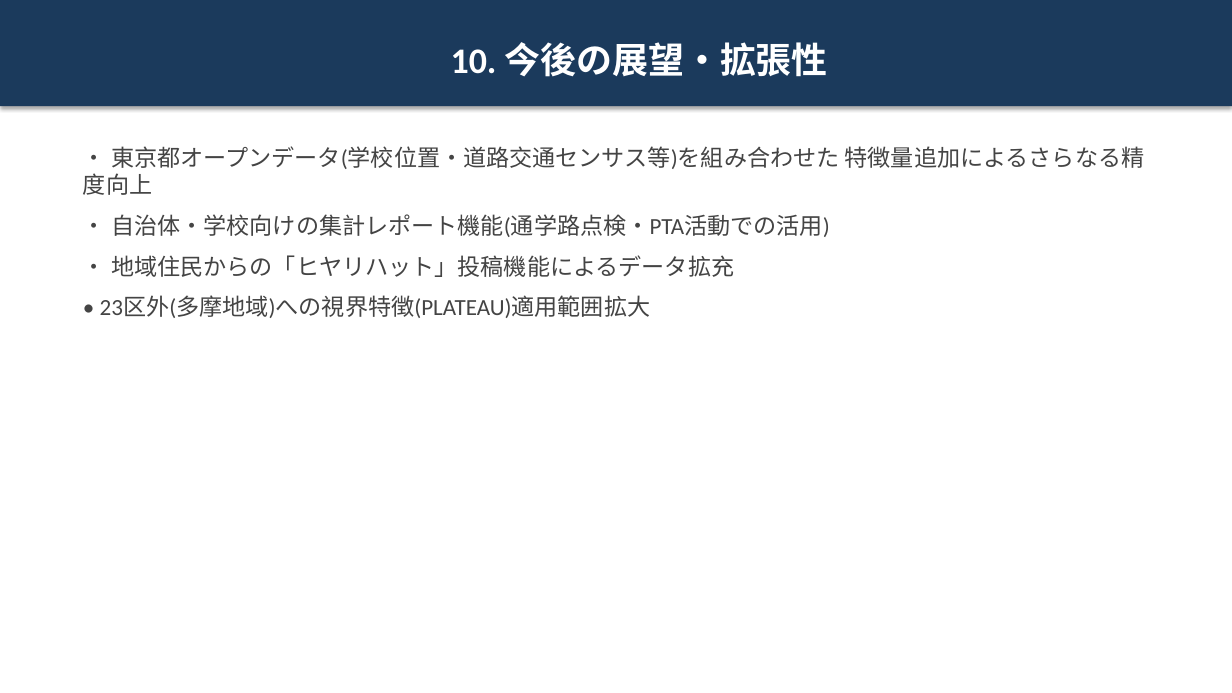
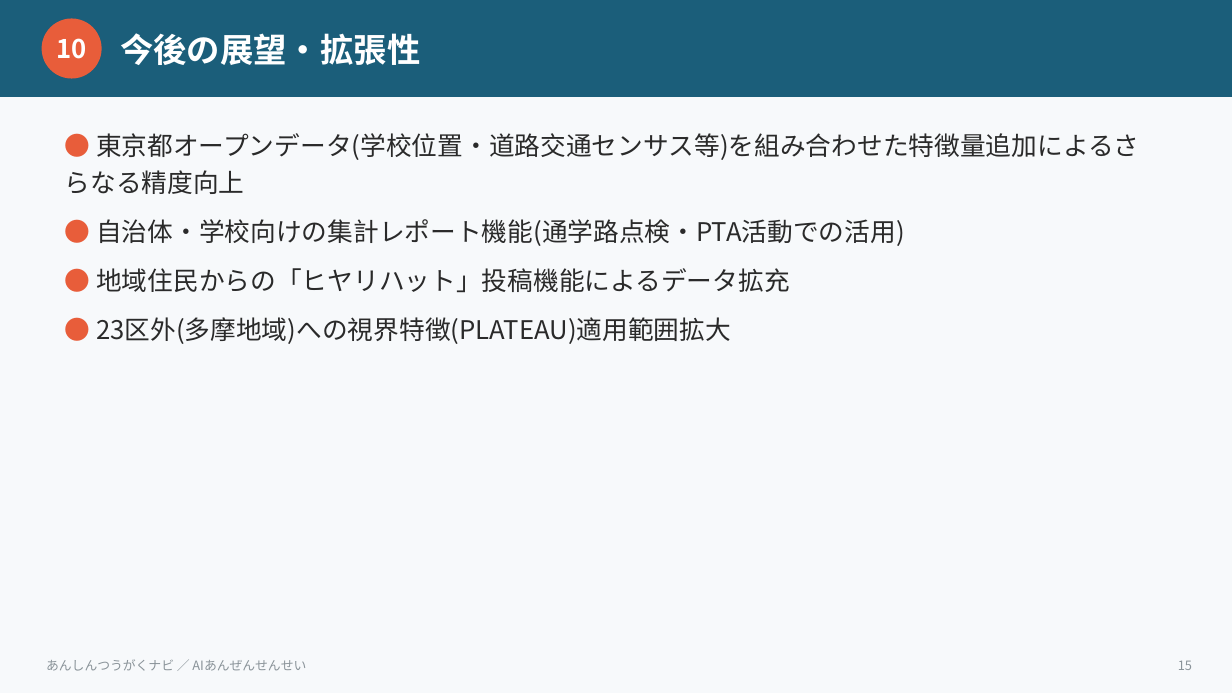
Before and after one commit to niikun/tsugaku-navi, a slide deck: slide 15 of HACKATHON_SLIDES.pptx (slide 11 before the commit). Drawn at 1232x693 pixels with LibreOffice and Linux fonts; fonts in the diff are those of the drawing. Boxes give left, top, right and bottom in pixels: in the first picture for what was removed or moved away, otherwise in the second. Text is boxed around its words. In the diff, an @@ line names an element or a change of style, - is before the commit and + after.

```diff
--- a/HACKATHON_SLIDES.pptx
+++ b/HACKATHON_SLIDES.pptx
@@ rectangle added at (0, 0, 1232, 693), fill #F7F9FB @@
@@ rectangle added at (0, 0, 1232, 97), fill #1B5E7A @@
@@ ellipse added at (42, 18, 102, 79), fill #E85D3A, 20 pt, text #FFFFFF, bold @@
+10
@@ text "今後の展望・拡張性": place and size @@
-text "今後の展望・拡張性" at (0, 0, 1232, 106)
+text "今後の展望・拡張性" at (120, 33, 420, 65)
@@ text "今後の展望・拡張性" at (120, 33, 420, 65): fill #1B3A5C to none; shadow off @@
@@ text at (120, 33, 420, 65): text changed; size 28 to 26 pt; font Calibri to Noto Sans CJK JP @@
-10. 今後の展望・拡張性
+今後の展望・拡張性
@@ text at (65, 133, 1139, 344): text changed; size 18 to 20 pt; font Calibri to Noto Sans CJK JP; text colour #444444 to #2A2A2A @@
-• 東京都オープンデータ(学校位置・道路交通センサス等)を組み合わせた 特徴量追加によるさらなる精度向上
-• 自治体・学校向けの集計レポート機能(通学路点検・PTA活動での活用)
-• 地域住民からの「ヒヤリハット」投稿機能によるデータ拡充
-• 23区外(多摩地域)への視界特徴(PLATEAU)適用範囲拡大
+● 東京都オープンデータ(学校位置・道路交通センサス等)を組み合わせた特徴量追加によるさらなる精度向上
+● 自治体・学校向けの集計レポート機能(通学路点検・PTA活動での活用)
+● 地域住民からの「ヒヤリハット」投稿機能によるデータ拡充
+● 23区外(多摩地域)への視界特徴(PLATEAU)適用範囲拡大
@@ text added at (46, 659, 306, 671), 10 pt, text #8A9399 @@
+あんしんつうがくナビ ／ AIあんぜんせんせい
@@ text added at (1178, 660, 1192, 670), 10 pt, text #8A9399 @@
+15
```
Also in this commit, not shown: 12 other slides changed, 4 slides added, 2 other files.
